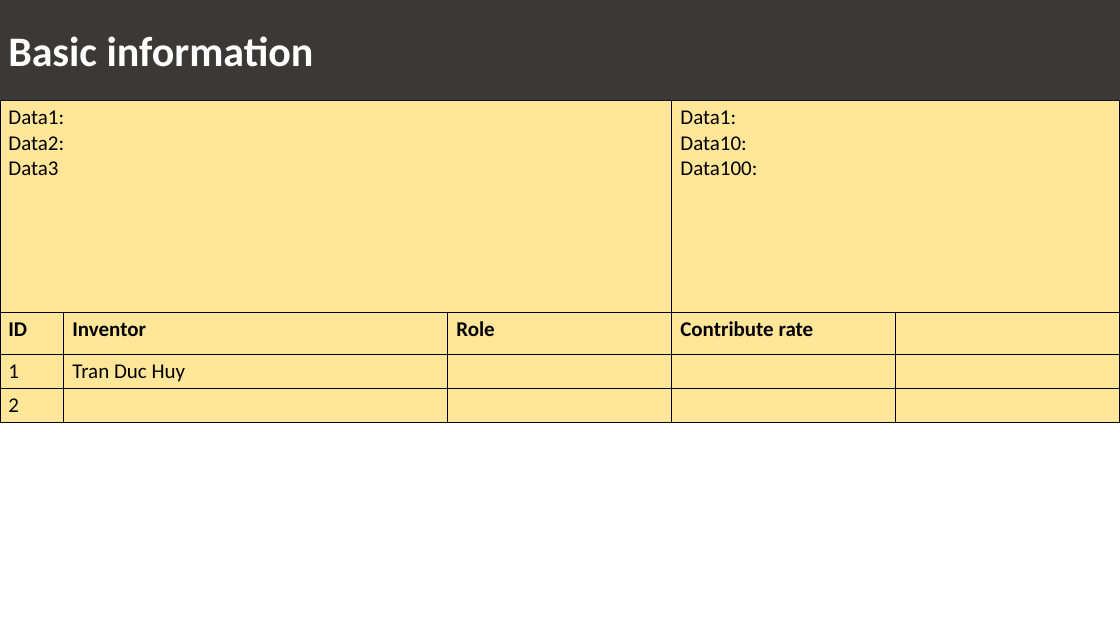
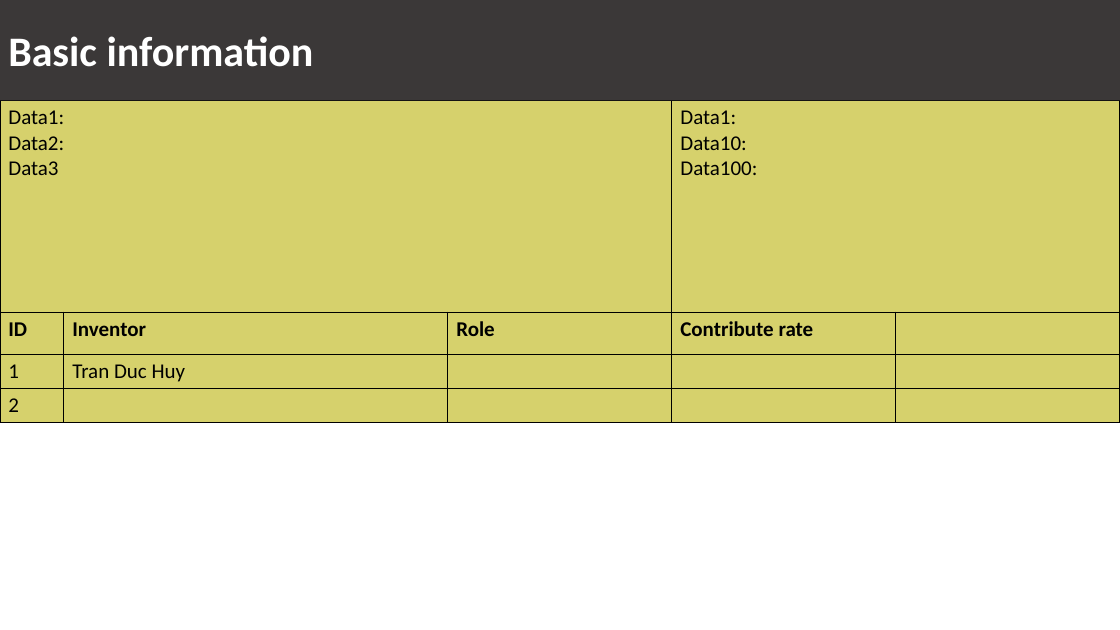
Before and after one commit to TrdHuy/doi-library, a slide deck: slide 2 of template/Pre_DOI_Form_05_2024.pptx. Drawn at 1120x630 pixels with LibreOffice and Linux fonts; fonts in the diff are those of the drawing. Boxes give left, top, right and bottom in pixels: in the first picture for what was removed or moved away, otherwise in the second. Text is boxed around its words. In the diff, an @@ line names an element or a change of style, - is before the commit and + after.

```diff
--- a/template/Pre_DOI_Form_05_2024.pptx
+++ b/template/Pre_DOI_Form_05_2024.pptx
@@ table at [0, 100, 1120, 422] @@
@@ fill #FFE699 to #D6D16C in 17 cells @@
```
Also in this commit, not shown: 1 other slide changed, 4 other files.
